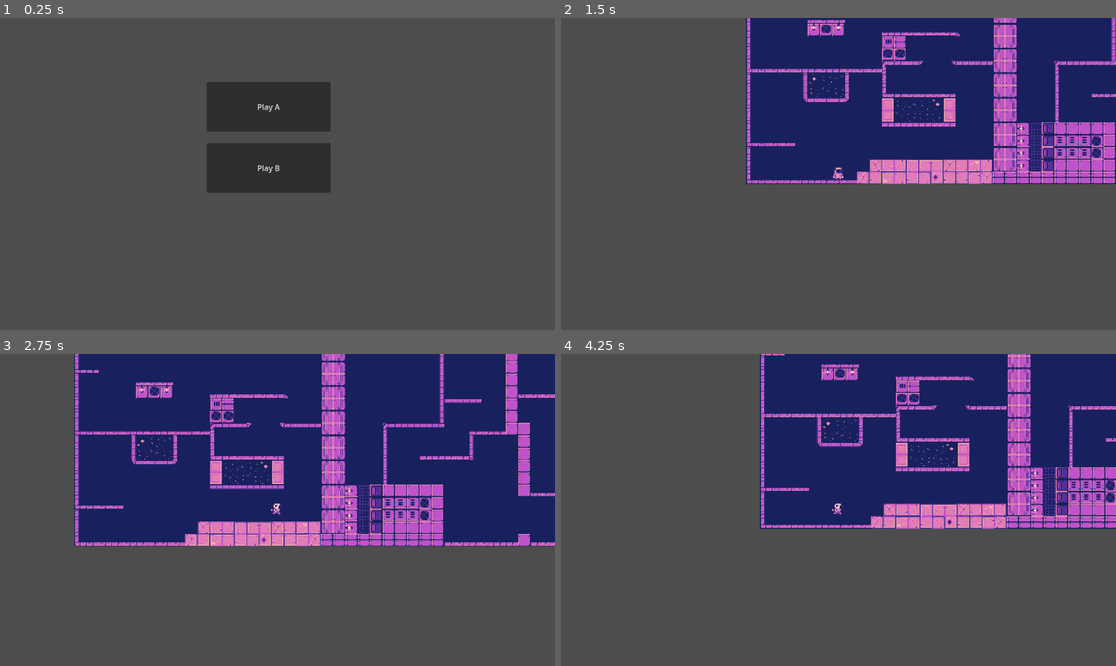
Above: before the commit, frames 1-4 (two rows, left to right).
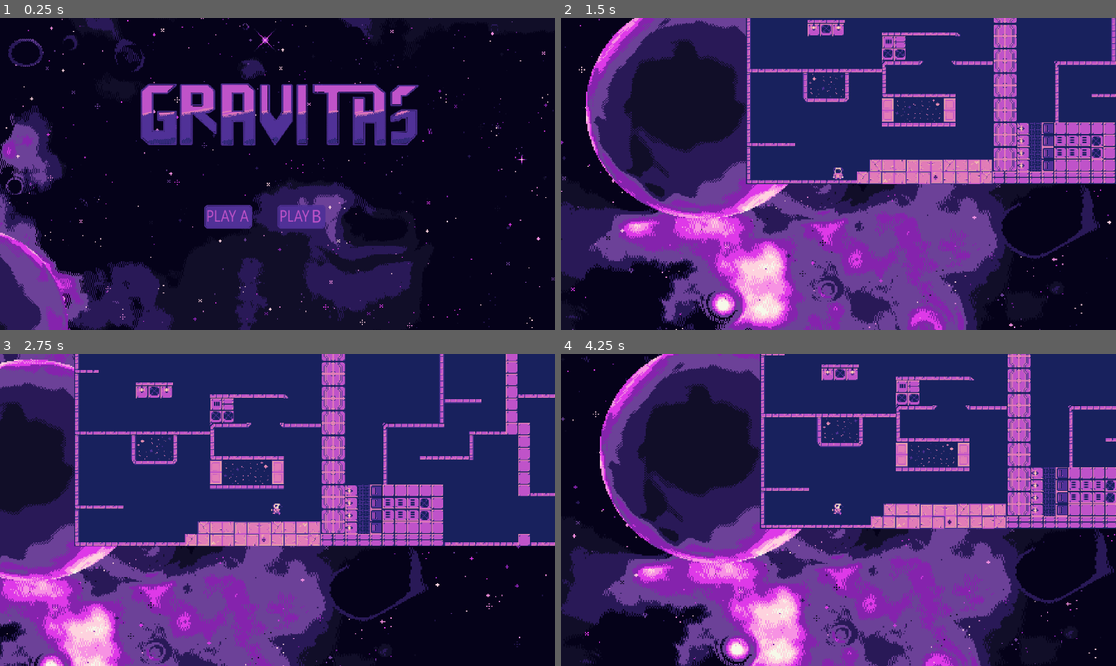
Above: after the commit, the same moments.

Repository: eeroleppalehto/Gravitas
Game: Godot game, scene res://scenes/Main.tscn
Same seed, same stepped clock (60 frames per second), same inputs: the game is played once before the commit and once after it.
Inputs (mouse positions are in pixels of both pictures, inside the frame that each line leads up to):
- Up to frame 1 (0.25 s): no input
- Up to frame 2 (1.5 s): click (827, 105) at 0.5 s, where only the run before the commit has a clickable "Play A"; click (860, 217) at 1.27 s
- Up to frame 3 (2.75 s): tap Enter at 2 s; hold D (ui_right) from 2.03 s (still down); tap Up (ui_up) at 2.27 s
- Up to frame 4 (4.25 s): tap Up (ui_up) at 3.02 s; release D (ui_right) at 3.53 s; hold A (ui_left) from 3.53 s (still down)

The runs differ from the first frame. In frame 1, 100% of the frame differs, in the area x 0-100%, y 0-100%; in frame 2, 65%; in frame 3, 47%; in frame 4, 64%.

Commit message:
Last minute changes :)

Diff:
--- a/gravitas/Scripts/Main.gd
+++ b/gravitas/Scripts/Main.gd
@@ -29,3 +29,15 @@
 	Gravity.isTurningLeft = false
 	Gravity.rotation_state = 0.0
 	get_tree().change_scene_to_file("res://scenes/world_scene_2/world2.tscn")
+
+
+func _on_play_a_pressed() -> void:
+	# Set Gravity mode to "scene" and reset all states
+	Gravity.mode = "scene"
+	Gravity.isRotating = false
+	Gravity.currentGravityDirection = Gravity.SOUTH
+	Gravity.currentGravity = Gravity.GRAVITY_SOUTH
+	Gravity.isTurningRight = false
+	Gravity.isTurningLeft = false
+	Gravity.rotation_state = 0.0
+	get_tree().change_scene_to_file("res://scenes/world_scene_2/world2.tscn")
--- a/gravitas/scenes/Main.tscn
+++ b/gravitas/scenes/Main.tscn
@@ -1,26 +1,49 @@
-[gd_scene load_steps=2 format=3 uid="uid://mhsam3osiajk"]
+[gd_scene load_steps=8 format=3 uid="uid://mhsam3osiajk"]
 
 [ext_resource type="Script" path="res://Scripts/Main.gd" id="1_l6bxj"]
+[ext_resource type="Texture2D" uid="uid://hudgar86x4qo" path="res://Assets/Gravitas_assets/Space Background.png" id="2_m1wda"]
+[ext_resource type="Texture2D" uid="uid://bfdckkwi416qm" path="res://Assets/Gravitas_assets/playAidle.png" id="3_dyeg1"]
+[ext_resource type="Texture2D" uid="uid://x20ck1nv56u5" path="res://Assets/Gravitas_assets/playBidle.png" id="3_ycnet"]
+[ext_resource type="Texture2D" uid="uid://dfos20x4wv383" path="res://Assets/Gravitas_assets/playAhover.png" id="4_75s1w"]
+[ext_resource type="Texture2D" uid="uid://c62a7i40vddcj" path="res://Assets/Gravitas_assets/playBhover.png" id="4_yvdtl"]
+[ext_resource type="Texture2D" uid="uid://ch6jsjfu0lc6u" path="res://Assets/Gravitas_assets/GravitasLogoV1.png" id="5_5sgys"]
 
 [node name="Main" type="Node2D"]
 script = ExtResource("1_l6bxj")
 
-[node name="Play" type="Button" parent="."]
-offset_left = 448.0
-offset_top = 120.0
-offset_right = 705.0
-offset_bottom = 223.0
-text = "Play A"
+[node name="SpaceBackground" type="Sprite2D" parent="."]
+position = Vector2(605, 396)
+scale = Vector2(2.17333, 2.25429)
+texture = ExtResource("2_m1wda")
 
-[node name="PlayB" type="Button" parent="."]
-offset_left = 448.0
-offset_top = 247.0
-offset_right = 705.0
-offset_bottom = 350.0
-text = "Play B"
+[node name="PlayB" type="TextureButton" parent="."]
+offset_left = 584.0
+offset_top = 392.0
+offset_right = 684.0
+offset_bottom = 442.0
+texture_normal = ExtResource("3_ycnet")
+texture_hover = ExtResource("4_yvdtl")
+
+[node name="PlayA" type="TextureButton" parent="."]
+anchors_preset = -1
+anchor_left = -0.704
+anchor_top = -0.689
+anchor_right = -0.704
+anchor_bottom = -0.689
+offset_left = 432.0
+offset_top = 392.0
+offset_right = 535.0
+offset_bottom = 443.0
+texture_normal = ExtResource("3_dyeg1")
+texture_hover = ExtResource("4_75s1w")
+
+[node name="GravitasLogoV1" type="Sprite2D" parent="."]
+position = Vector2(594, 218)
+scale = Vector2(1.806, 1.6)
+texture = ExtResource("5_5sgys")
 
 [node name="Camera2D" type="Camera2D" parent="."]
-position = Vector2(595, 311)
+position = Vector2(584, 328)
 
-[connection signal="pressed" from="Play" to="." method="_on_play_pressed"]
 [connection signal="pressed" from="PlayB" to="." method="_on_play_b_pressed"]
+[connection signal="pressed" from="PlayA" to="." method="_on_play_a_pressed"]
--- a/gravitas/scenes/player.gd
+++ b/gravitas/scenes/player.gd
@@ -34,7 +34,7 @@
 		elif Gravity.currentGravity.x != 0:
 			velocity.y = direction * SPEED
 	else:
-		print(Gravity.currentGravityDirection)
+		# print(Gravity.currentGravityDirection)
 		if Gravity.currentGravity.y != 0:
 			velocity.x = move_toward(velocity.x, 0, SPEED)
 		elif Gravity.currentGravity.x != 0:
--- a/gravitas/scenes/world_scene_2/world2.tscn
+++ b/gravitas/scenes/world_scene_2/world2.tscn
@@ -1,7 +1,8 @@
-[gd_scene load_steps=8 format=4 uid="uid://dduauht02xu3m"]
+[gd_scene load_steps=9 format=4 uid="uid://dduauht02xu3m"]
 
 [ext_resource type="Script" path="res://scenes/world.gd" id="1_njbdj"]
 [ext_resource type="Texture2D" uid="uid://tdqtu2i0jasr" path="res://Assets/Gravitas_assets/CosmicLilac_Tiles.png" id="2_5kskh"]
+[ext_resource type="Texture2D" uid="uid://hudgar86x4qo" path="res://Assets/Gravitas_assets/Space Background.png" id="2_j84x0"]
 [ext_resource type="PackedScene" uid="uid://cat83wdqdyhlq" path="res://scenes/player.tscn" id="3_fwufl"]
 
 [sub_resource type="TileSetAtlasSource" id="TileSetAtlasSource_0k4mk"]
@@ -294,6 +295,11 @@
 [node name="World" type="Node2D"]
 script = ExtResource("1_njbdj")
 
+[node name="SpaceBackground" type="Sprite2D" parent="."]
+position = Vector2(55.5, -0.999992)
+scale = Vector2(1.6375, 1.54857)
+texture = ExtResource("2_j84x0")
+
 [node name="TileMapLayer2" type="TileMapLayer" parent="."]
 tile_map_data = PackedByteArray("AADo//H/AAAEAAMAAADo//L/AAADAAIAAADo//P/AAADAAIAAADo//T/AAADAAIAAADo//X/AAADAAIAAADo// …(25008 unchanged characters)…
 tile_set = SubResource("TileSet_7u33e")
Binary file added: gravitas/Assets/Gravitas_assets/GravitasLogoV1.png
Binary file added: gravitas/Assets/Gravitas_assets/Space Background.png
Binary file added: gravitas/Assets/Gravitas_assets/playAhover.png
Binary file added: gravitas/Assets/Gravitas_assets/playAidle.png
Binary file added: gravitas/Assets/Gravitas_assets/playBhover.png
Binary file added: gravitas/Assets/Gravitas_assets/playBidle.png
Not shown, changed: server/build/gravitas.html
Not shown, changed: server/build/gravitas.pck
